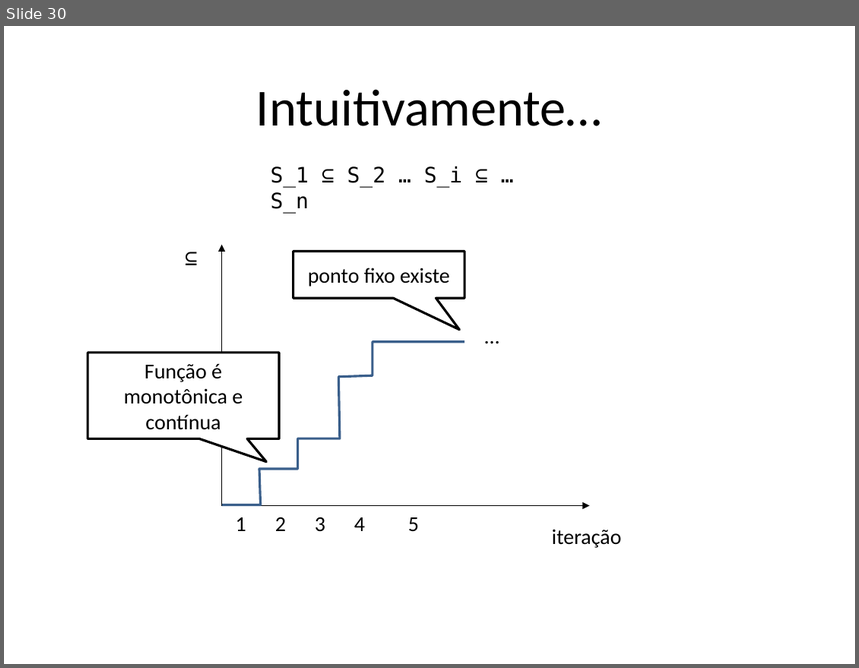
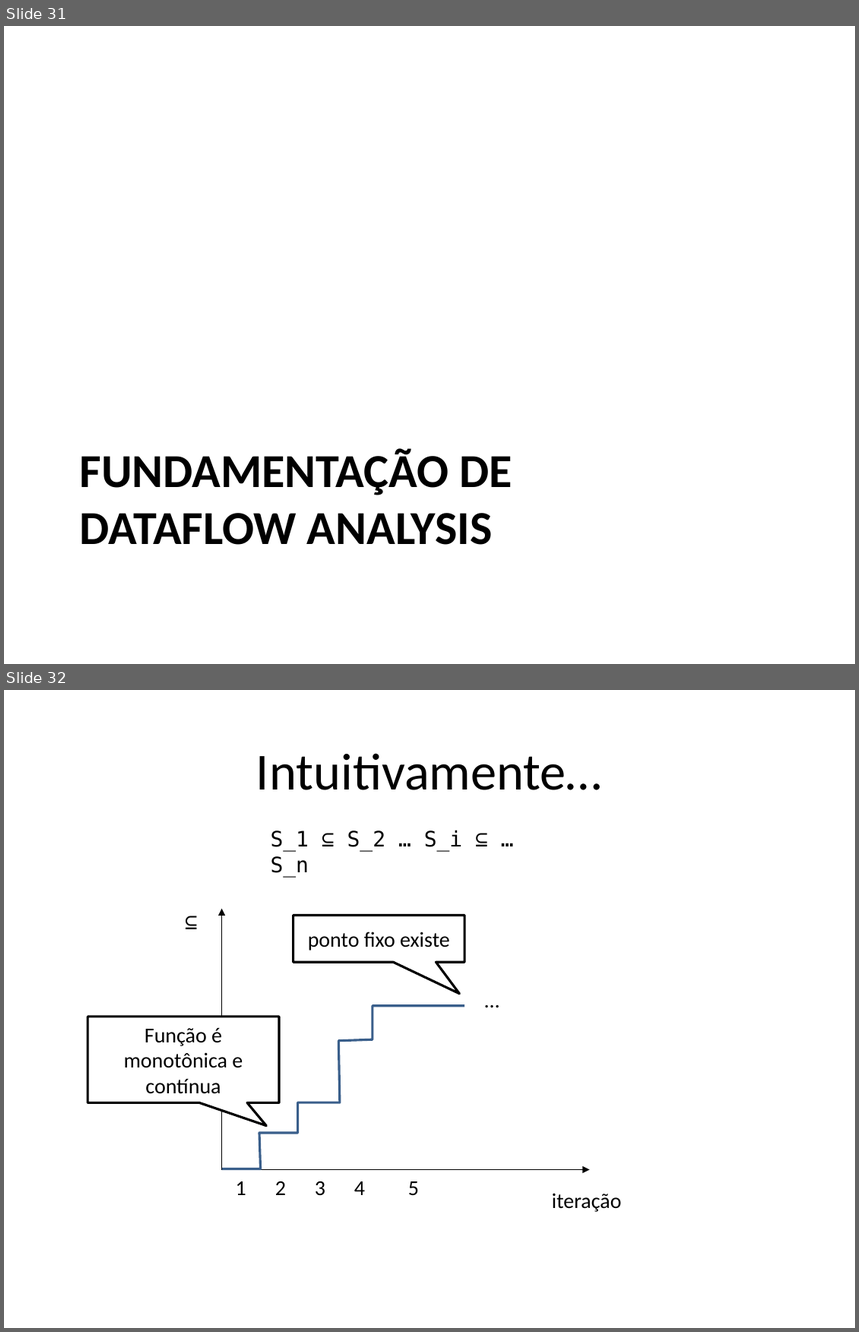
Before and after one commit to damorim/compilers-cin, a slide deck: slides-aulas/analise-estatica.pptx. Shown one above the other, each under a label of ours: slide 30 before the commit, slides 31 and 32 after it. The pictures are 859x668 and 859x1332 pixels, drawn with LibreOffice and Linux fonts; fonts in the diff are those of the drawing. Boxes give left, top, right and bottom in pixels: in the first picture for what was removed or moved away, otherwise in the second. Text is boxed around its words. In the diff, an @@ line names an element or a change of style, - is before the commit and + after.

Commit message:
minor changes in slides

```diff
--- a/slides-aulas/analise-estatica.pptx
+++ b/slides-aulas/analise-estatica.pptx
@@ slide 31 added at [4, 26, 855, 664], background #FFFFFF @@
@@ title added at [80, 449, 512, 545], 40 pt, text #000000, bold @@
+FUNDAMENTAÇÃO DE
+DATAFLOW ANALYSIS
@@ what was slide 30 is now slide 32 @@
```
Also in this commit, not shown: 1 other slide added, 1 other file.
